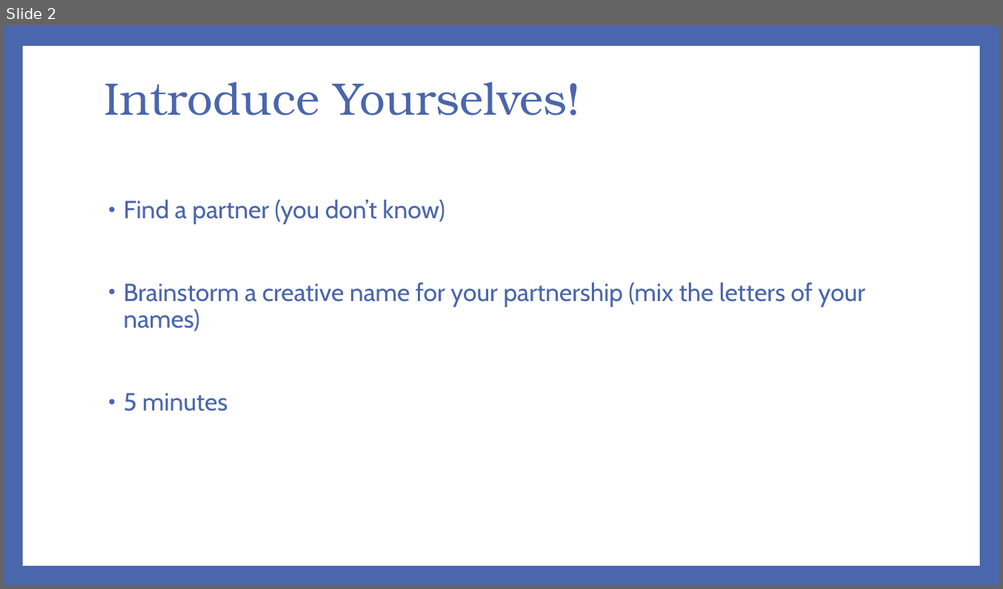
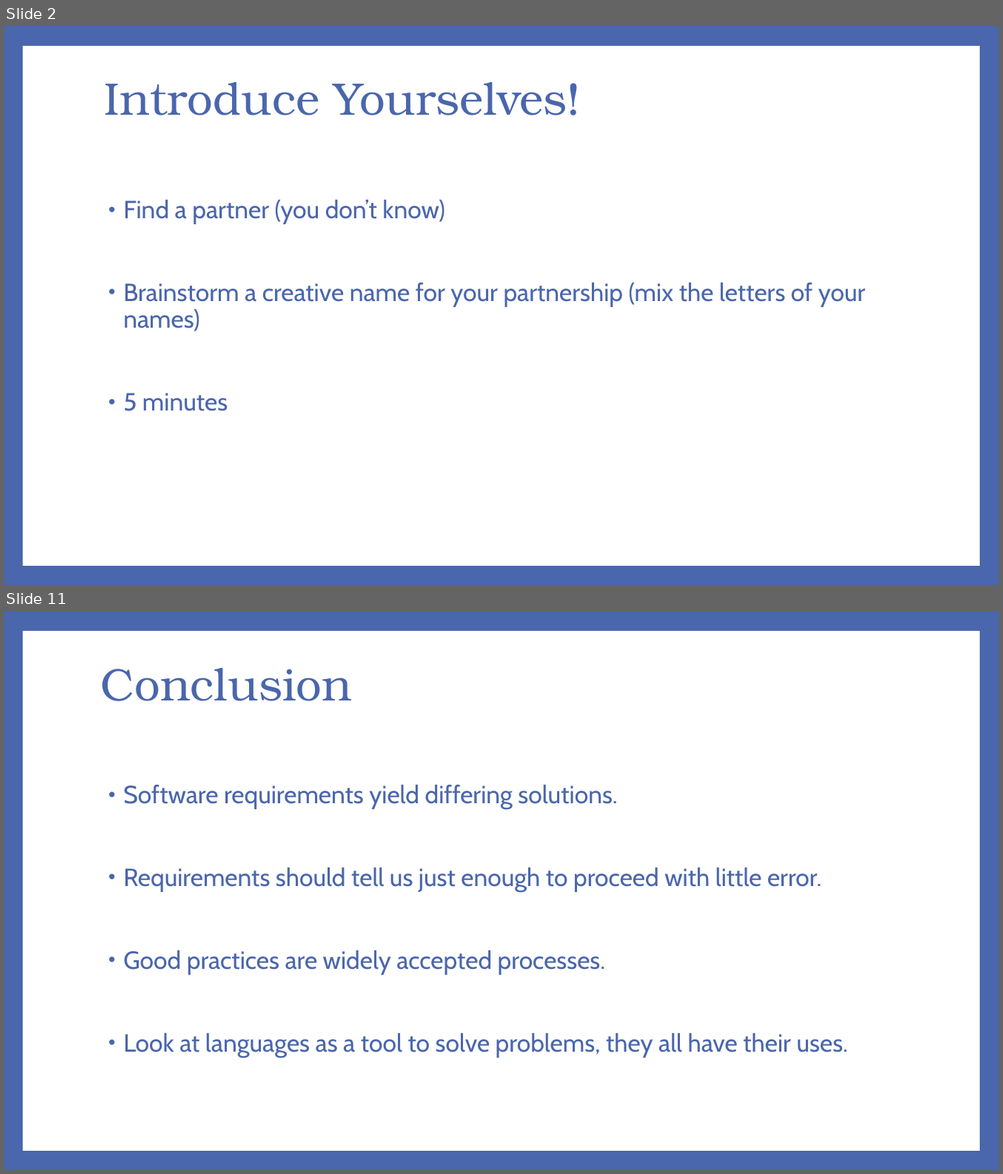
Before and after one commit to richard1au/1531-19t3, a slide deck: slides/week1.pptx. Shown one above the other, each under a label of ours: slide 2 before the commit, slides 2 and 11 after it; the slides between them are not shown. The pictures are 1003x589 and 1003x1174 pixels, drawn with LibreOffice and Linux fonts; fonts in the diff are those of the drawing. Boxes give left, top, right and bottom in pixels: in the first picture for what was removed or moved away, otherwise in the second. Text is boxed around its words. In the diff, an @@ line names an element or a change of style, - is before the commit and + after.

```diff
--- a/slides/week1.pptx
+++ b/slides/week1.pptx
@@ slide 11 added at (4, 611, 999, 1170), background #4A66AC; not listed: 1 template element that a slide beside it also shows @@
@@ title added at (101, 668, 352, 701), 44 pt, text #4A66AC @@
+Conclusion
@@ text added at (123, 785, 848, 1058), 24 pt, text #4A66AC @@
+• Software requirements yield differing solutions.
+• Requirements should tell us just enough to proceed with little error.
+• Good practices are widely accepted processes.
+• Look at languages as a tool to solve problems, they all have their uses.
```
Also in this commit, not shown: 3 slides changed, 8 other slides added, 6 slides removed.
